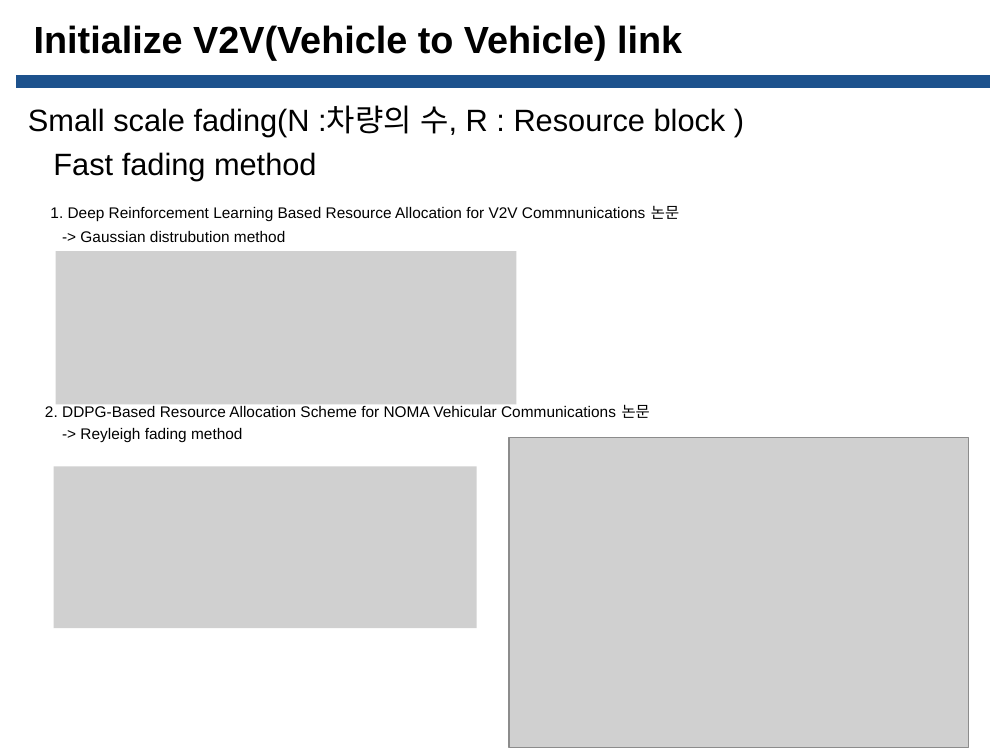
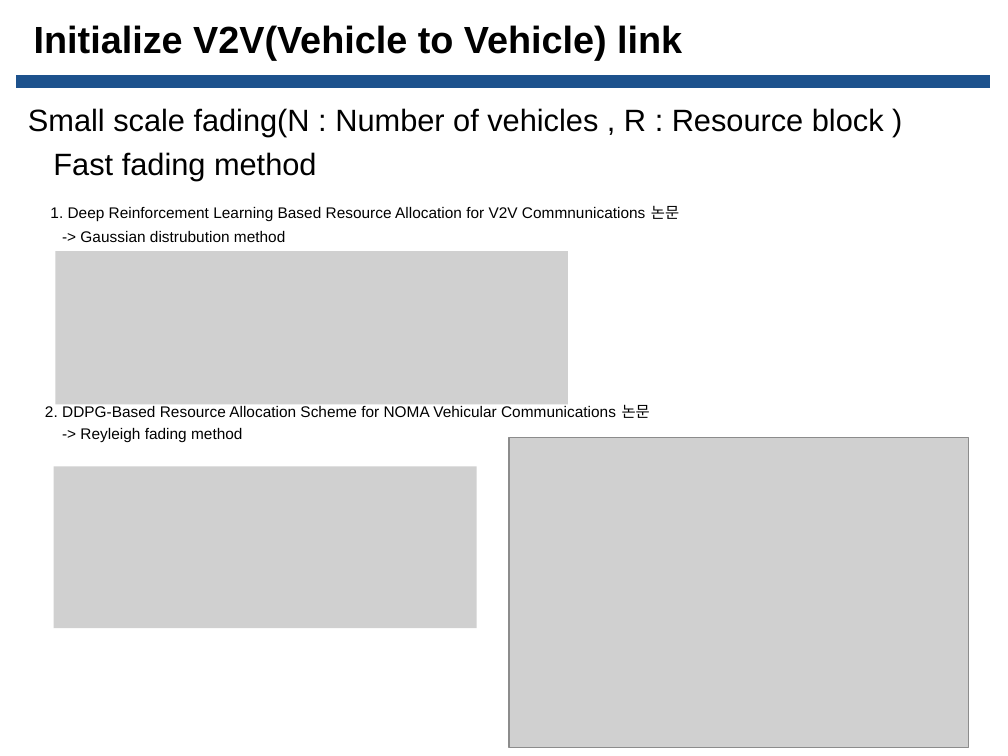
Before and after one commit to Donghee123/MS, a slide deck: slide 16 of V2V DQN Study/C-V2X 3GPP Release 14 채널 시뮬레이션 ppt/20210915_C-V2X 3GPP Release 14 채널 시뮬레이션_한동희_발표자료.pptx. Drawn at 1008x756 pixels with LibreOffice and Linux fonts; fonts in the diff are those of the drawing; grey boxes stand for pictures; background and template pictures are left out. Boxes give left, top, right and bottom in pixels: in the first picture for what was removed or moved away, otherwise in the second. Text is boxed around its words. In the diff, an @@ line names an element or a change of style, - is before the commit and + after.

```diff
--- a/V2V DQN Study/C-V2X 3GPP Release 14 채널 시뮬레이션 ppt/20210915_C-V2X 3GPP Release 14 채널 시뮬레이션_한동희_발표자료.pptx
+++ b/V2V DQN Study/C-V2X 3GPP Release 14 채널 시뮬레이션 ppt/20210915_C-V2X 3GPP Release 14 채널 시뮬레이션_한동희_발표자료.pptx
@@ text at [28,108,884,137]: text changed @@
-Small scale fading(N :차량의 수, R : Resource block )
+Small scale fading(N : Number of vehicles , R : Resource block )
@@ picture: place and size @@
-picture at [55,251,516,404]
+picture at [55,251,568,404]
```
Also in this commit, not shown: 5 other slides changed, 10 slides added, 1 other file.
